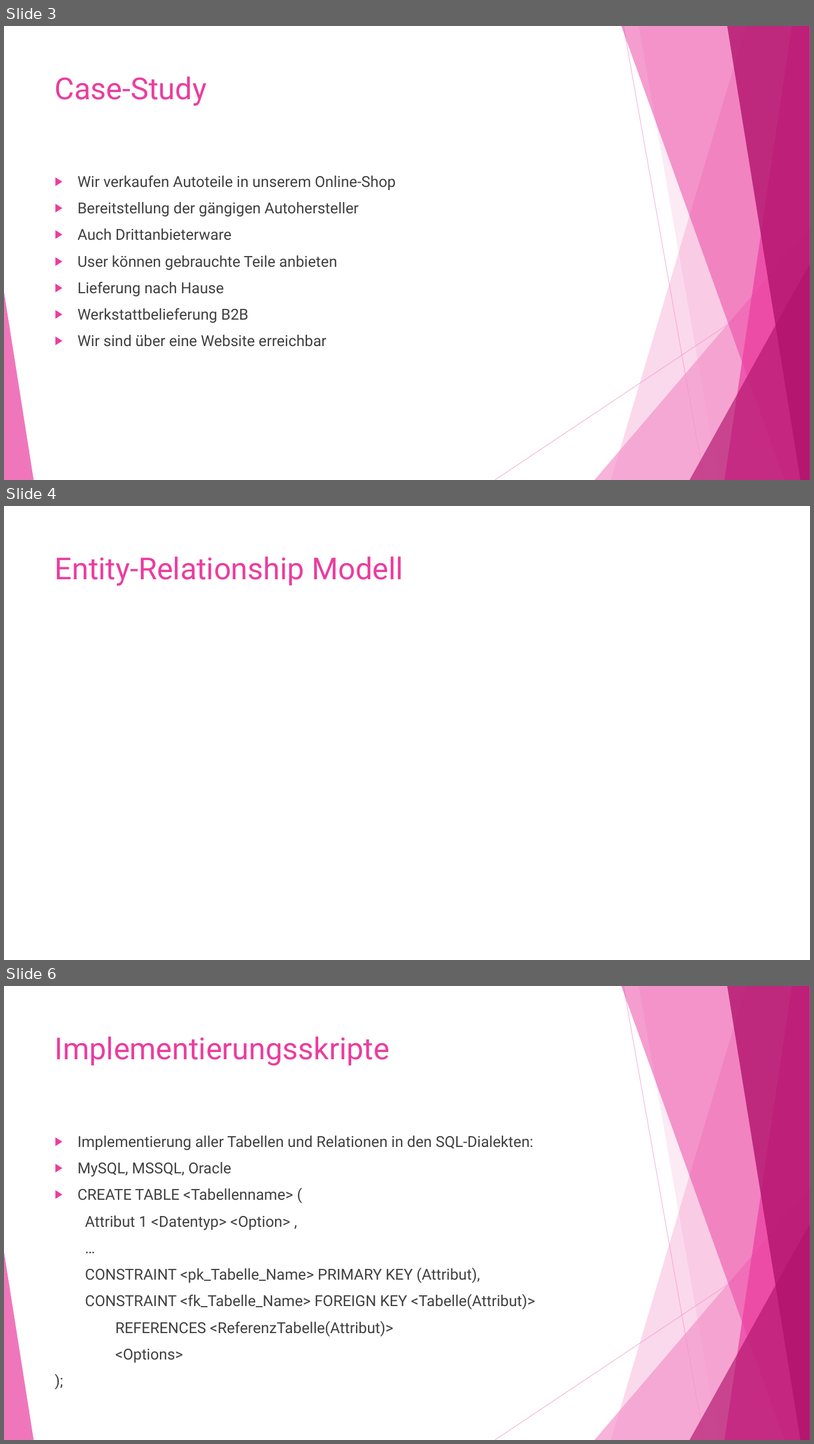
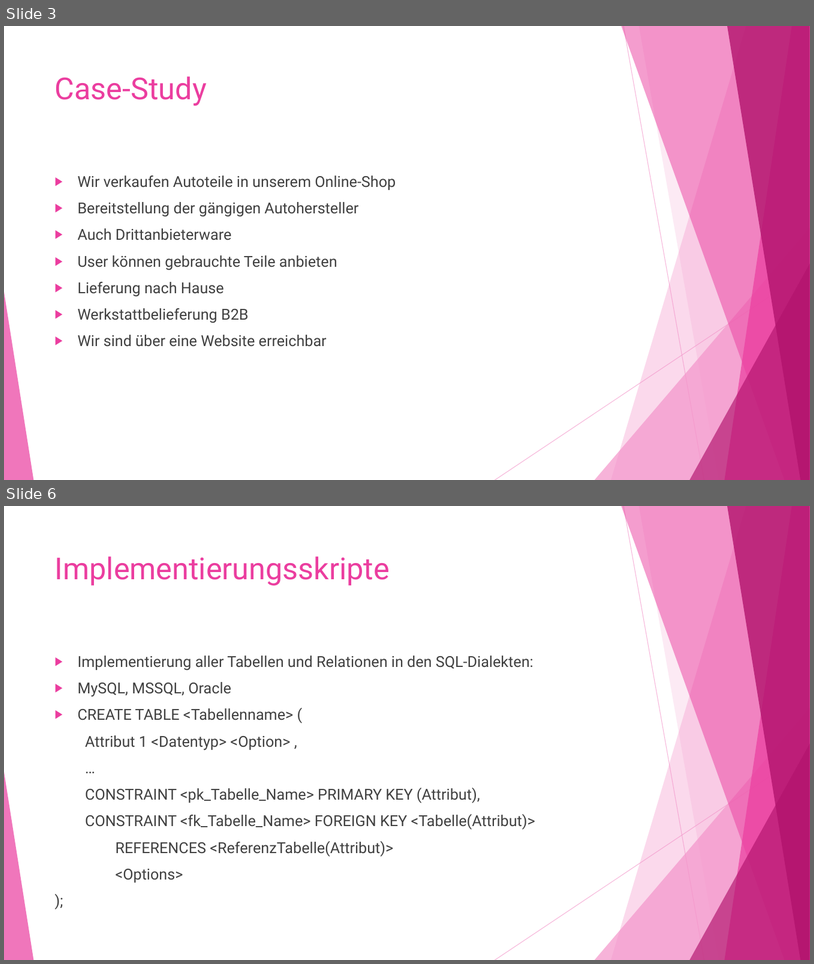
Before and after one commit to WieseGmbH-Datenbanken/Datenbank, a slide deck: Mobile Teile EndPräsi.pptx. Shown one above the other, each under a label of ours: slides 3, 4 and 6 before the commit, slides 3 and 6 after it; the slides between them are not shown. The pictures are 814x1444 and 814x964 pixels, drawn with LibreOffice and Linux fonts; fonts in the diff are those of the drawing; background and template pictures are left out. Boxes give left, top, right and bottom in pixels: in the first picture for what was removed or moved away, otherwise in the second. Text is boxed around its words. In the diff, an @@ line names an element or a change of style, - is before the commit and + after.

```diff
--- a/Mobile Teile EndPräsi.pptx
+++ b/Mobile Teile EndPräsi.pptx
@@ slide 4 removed at (4,506,810,960), background picture (left out) @@
@@ title removed at (55,556,404,586) @@
-Entity-Relationship Modell
```
Also in this commit, not shown: 2 slides added, 1 other slide removed, 4 other files.
